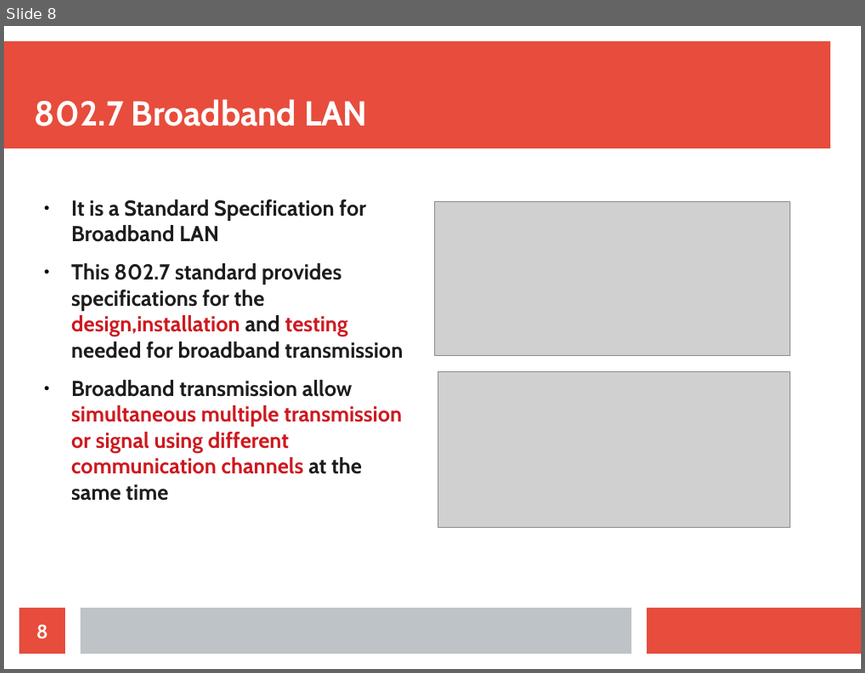
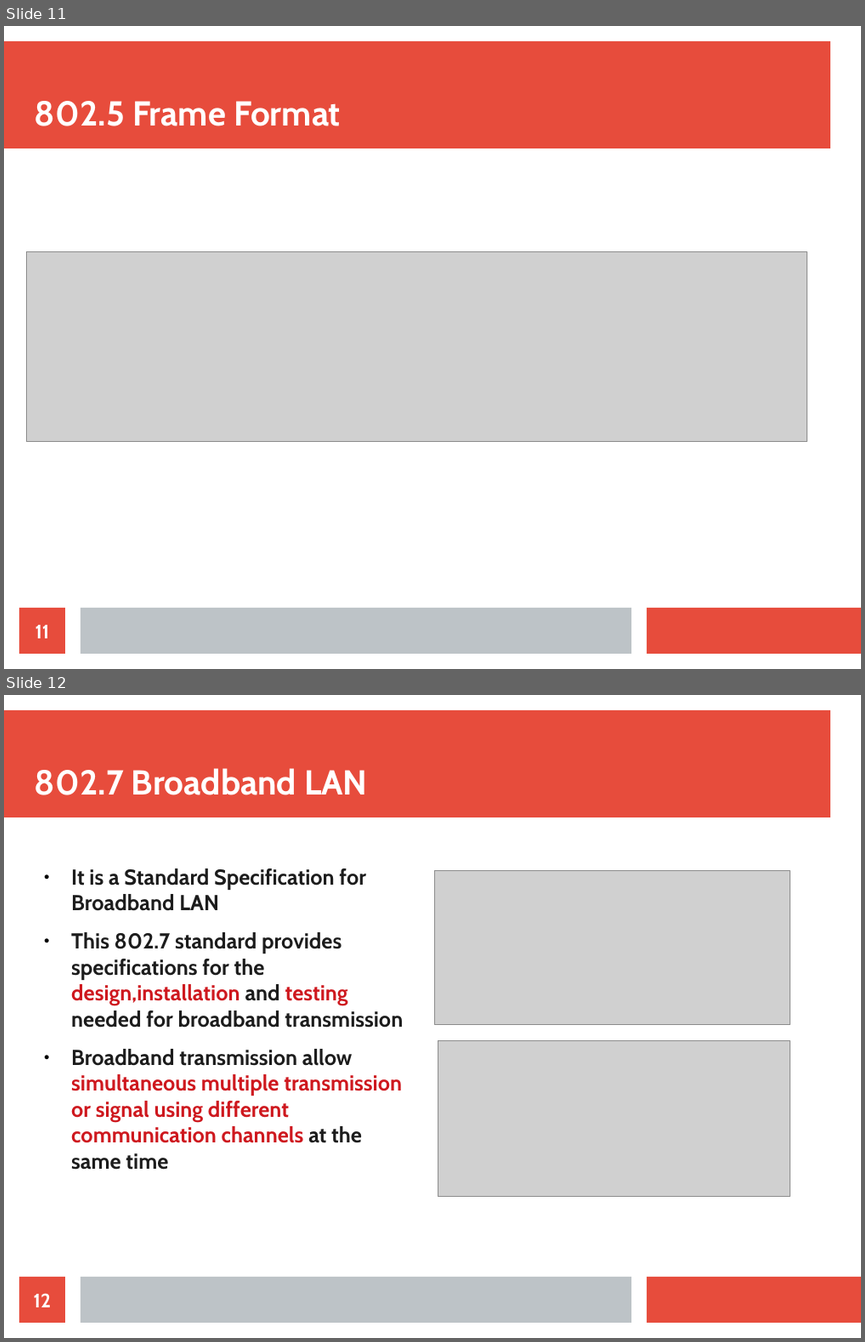
Before and after one commit to kanhaji/CN_Presentation_Section_C, a slide deck: CN PRESENTATION.odp. Shown one above the other, each under a label of ours: slide 8 before the commit, slides 11 and 12 after it. The pictures are 865x673 and 865x1342 pixels, drawn with LibreOffice and Linux fonts; fonts in the diff are those of the drawing; grey boxes stand for pictures. Boxes give left, top, right and bottom in pixels: in the first picture for what was removed or moved away, otherwise in the second. Text is boxed around its words. In the diff, an @@ line names an element or a change of style, - is before the commit and + after.

Commit message:
Added frame formats of all

```diff
--- a/CN PRESENTATION.odp
+++ b/CN PRESENTATION.odp
@@ slide 11 added at (x1=4, y1=26, x2=861, y2=669), background #FFFFFF; not listed: 3 template elements that a slide beside it also shows @@
@@ title added at (x1=35, y1=101, x2=341, y2=126), 32 pt, text #FFFFFF, bold @@
+802.5 Frame Format
@@ picture added at (x1=27, y1=252, x2=807, y2=441) @@
@@ page number added at (x1=19, y1=607, x2=65, y2=653), fill #E74C3C, 18 pt, text #FFFFFF, bold @@
+11
@@ what was slide 8 is now slide 12 @@
@@ page number at (x1=34, y1=1293, x2=52, y2=1307): text changed @@
-8
+12
```
Also in this commit, not shown: 3 other slides added.
